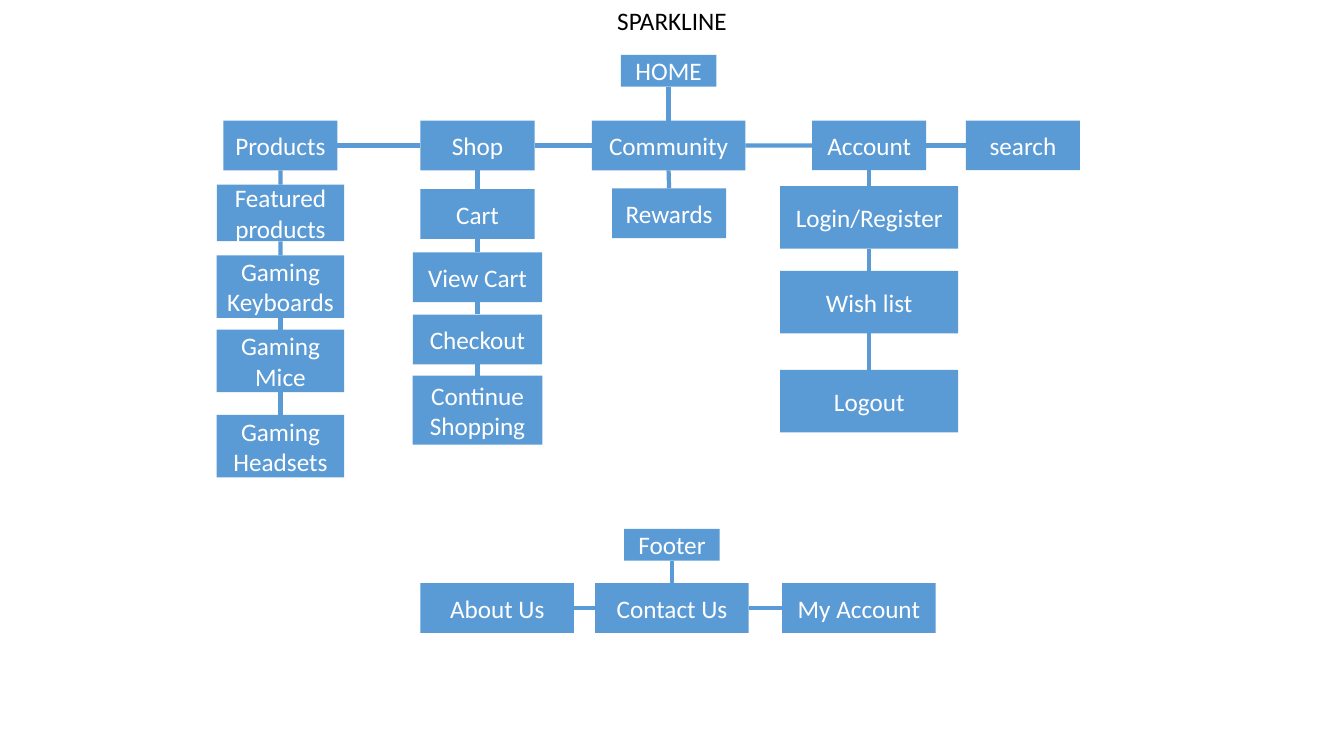
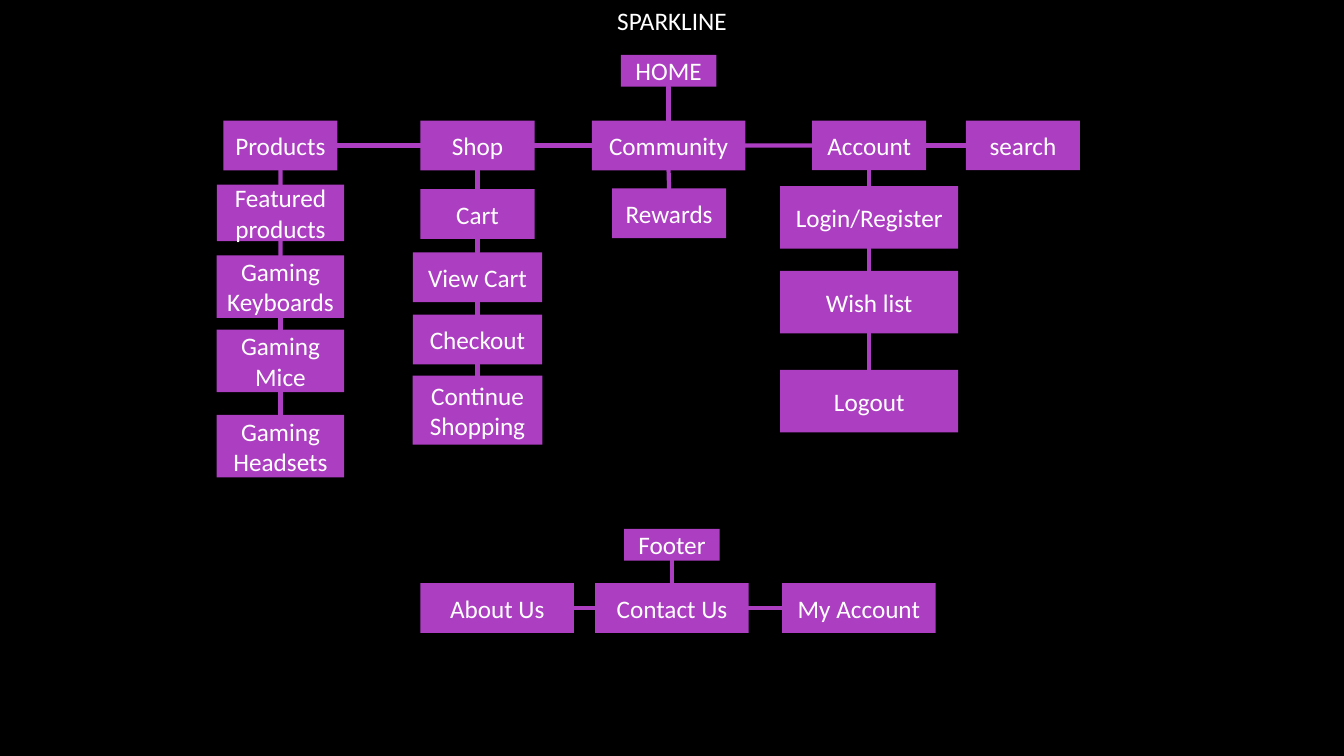
Before and after one commit to SamuelSolomon1/SparkLine, a slide deck: slide 4 of New Microsoft PowerPoint Presentation.pptx. Drawn at 1344x756 pixels with LibreOffice and Linux fonts; fonts in the diff are those of the drawing; background and template pictures are left out. Boxes give left, top, right and bottom in pixels: in the first picture for what was removed or moved away, otherwise in the second. Text is boxed around its words. In the diff, an @@ line names an element or a change of style, - is before the commit and + after.

```diff
--- a/New Microsoft PowerPoint Presentation.pptx
+++ b/New Microsoft PowerPoint Presentation.pptx
@@ background #FFFFFF to picture (left out) @@
@@ text "SPARKLINE" at <box>617,13,726,30</box>: text colour #000000 to #FFFFFF @@
@@ line (668, 87) - (668, 121): stroke #5B9BD5 3 pt to #AC3EC1 3 pt @@
@@ line (420, 145) - (338, 145): stroke #5B9BD5 3 pt to #AC3EC1 3 pt @@
@@ line (592, 145) - (534, 145): stroke #5B9BD5 3 pt to #AC3EC1 3 pt @@
@@ line (745, 145) - (813, 145): stroke #5B9BD5 3 pt to #AC3EC1 3 pt @@
@@ line (927, 145) - (966, 145): stroke #5B9BD5 3 pt to #AC3EC1 3 pt @@
@@ line (280, 170) - (280, 185): stroke #5B9BD5 3 pt to #AC3EC1 3 pt @@
@@ line (478, 170) - (478, 190): stroke #5B9BD5 3 pt to #AC3EC1 3 pt @@
@@ line (668, 170) - (669, 189): stroke #5B9BD5 3 pt to #AC3EC1 3 pt @@
@@ line (869, 170) - (869, 187): stroke #5B9BD5 3 pt to #AC3EC1 3 pt @@
@@ line (478, 239) - (478, 252): stroke #5B9BD5 3 pt to #AC3EC1 3 pt @@
@@ line (280, 241) - (280, 255): stroke #5B9BD5 3 pt to #AC3EC1 3 pt @@
@@ line (869, 249) - (869, 268): stroke #5B9BD5 3 pt to #AC3EC1 3 pt @@
@@ line (869, 260) - (869, 271): stroke #5B9BD5 3 pt to #AC3EC1 3 pt @@
@@ line (280, 318) - (280, 330): stroke #5B9BD5 3 pt to #AC3EC1 3 pt @@
@@ line (478, 302) - (478, 315): stroke #5B9BD5 3 pt to #AC3EC1 3 pt @@
@@ line (869, 334) - (869, 370): stroke #5B9BD5 3 pt to #AC3EC1 3 pt @@
@@ line (478, 376) - (478, 364): stroke #5B9BD5 3 pt to #AC3EC1 3 pt @@
@@ line (280, 392) - (280, 415): stroke #5B9BD5 3 pt to #AC3EC1 3 pt @@
@@ line (673, 561) - (673, 584): stroke #5B9BD5 3 pt to #AC3EC1 3 pt @@
@@ fill #5B9BD5 to #AC3EC1 in 22 elements at <box>621,54,717,87</box>, <box>224,121,338,170</box>, <box>420,121,534,170</box>, <box>612,189,726,238</box>, <box>592,121,745,170</box>, <box>813,121,927,170</box>, <box>966,121,1080,170</box>, <box>217,185,344,241</box>, <box>217,255,344,318</box>, <box>217,330,344,392</box>, <box>217,415,344,478</box>, <box>780,187,959,249</box>, <box>780,271,959,334</box>, <box>780,370,959,433</box>, <box>420,190,534,239</box>, <box>413,252,542,301</box>, <box>413,315,542,364</box>, <box>412,376,542,446</box>, <box>624,529,720,562</box>, <box>420,584,574,633</box>, <box>596,584,749,633</box>, <box>782,584,936,633</box> @@
@@ line (575, 608) - (596, 608): stroke #5B9BD5 3 pt to #AC3EC1 3 pt @@
@@ line (749, 608) - (796, 608): stroke #5B9BD5 3 pt to #AC3EC1 3 pt @@
```
Also in this commit, not shown: 11 other slides changed, 2 slides added, 1 other file.
